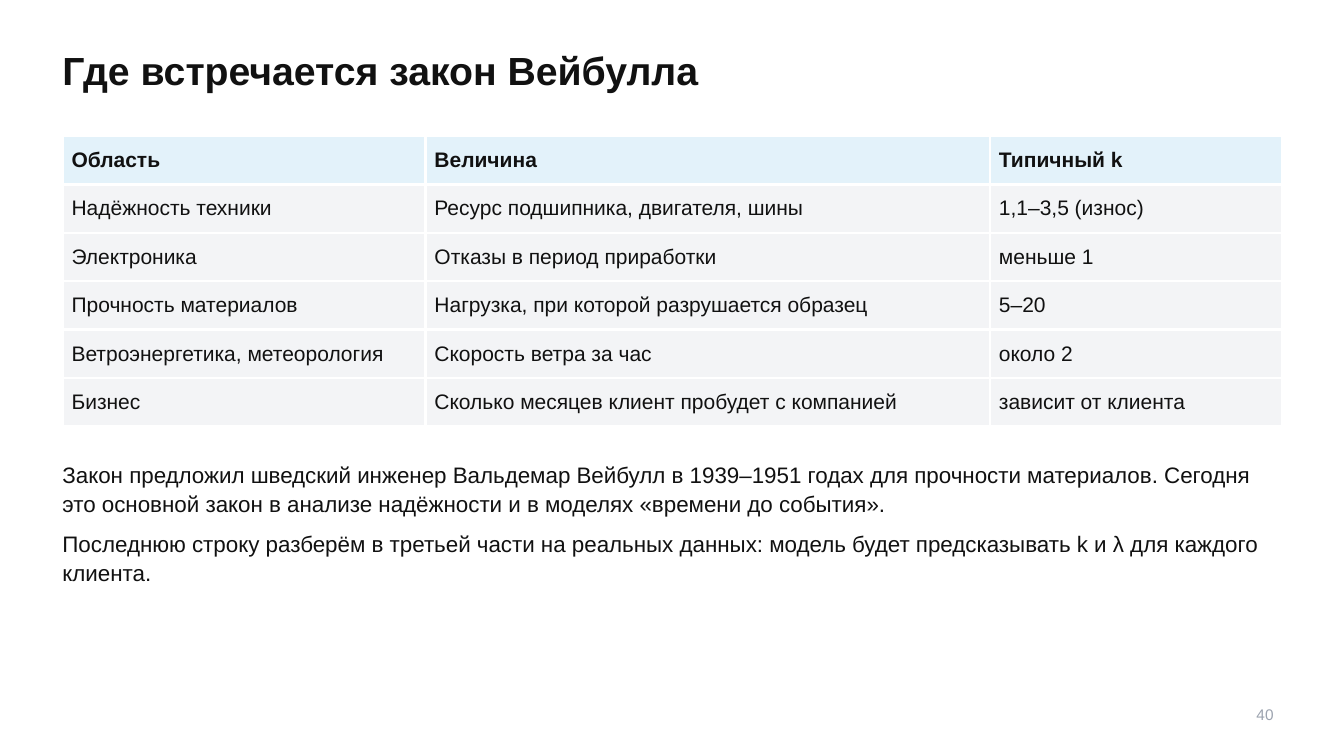
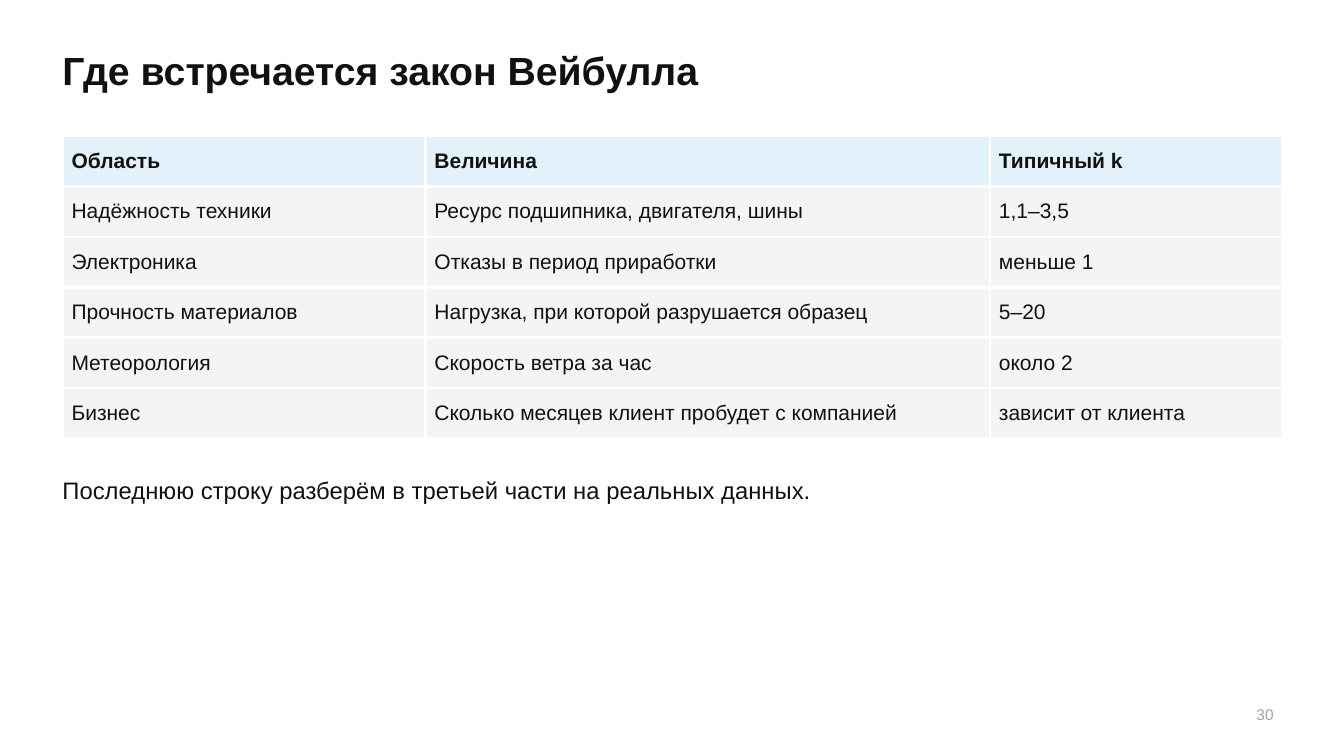
Before and after one commit to TheTonyPub/probability-theory-2026, a slide deck: slide 30 of lectures/06_distributions-17-25-2.pptx (slide 40 before the commit). Drawn at 1344x756 pixels with LibreOffice and Linux fonts; fonts in the diff are those of the drawing. Boxes give left, top, right and bottom in pixels: in the first picture for what was removed or moved away, otherwise in the second. Text is boxed around its words. In the diff, an @@ line names an element or a change of style, - is before the commit and + after.

```diff
--- a/lectures/06_distributions-17-25-2.pptx
+++ b/lectures/06_distributions-17-25-2.pptx
@@ table at <box>63,136,1282,439</box> @@
-row 2, column 3: 1,1–3,5 (износ)
+row 2, column 3: 1,1–3,5
-row 5, column 1: Ветроэнергетика, метеорология
+row 5, column 1: Метеорология
@@ text at <box>62,481,810,504</box>: text changed; size 16 to 17 pt @@
-Закон предложил шведский инженер Вальдемар Вейбулл в 1939–1951 годах для прочности материалов. Сегодня это основной закон в анализе надёжности и в моделях «времени до события».
-Последнюю строку разберём в третьей части на реальных данных: модель будет предсказывать k и λ для каждого клиента.
+Последнюю строку разберём в третьей части на реальных данных.
@@ text at <box>1256,709,1273,720</box>: text changed @@
-40
+30
```
Also in this commit, not shown: 31 other slides changed, 14 slides added, 24 slides removed.
